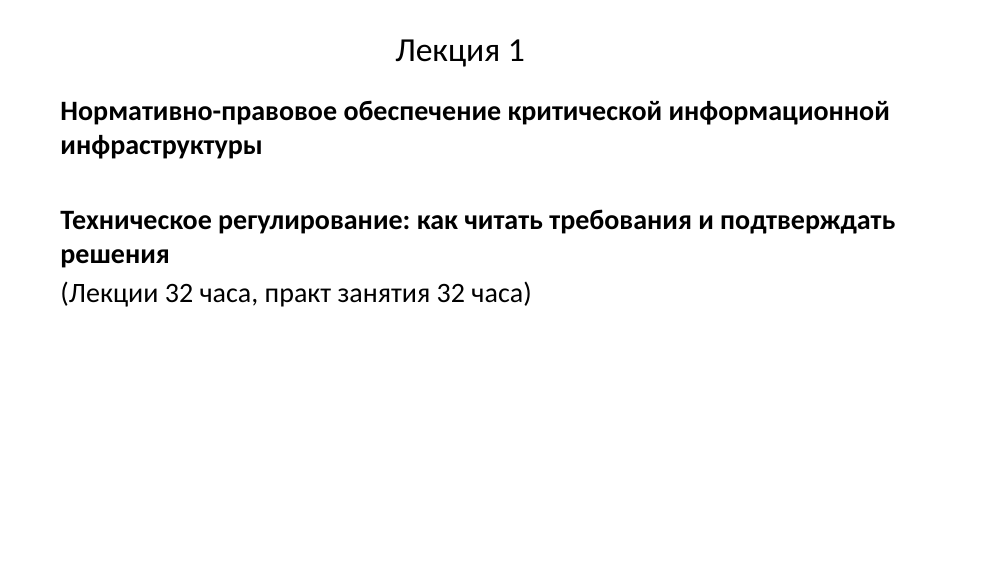
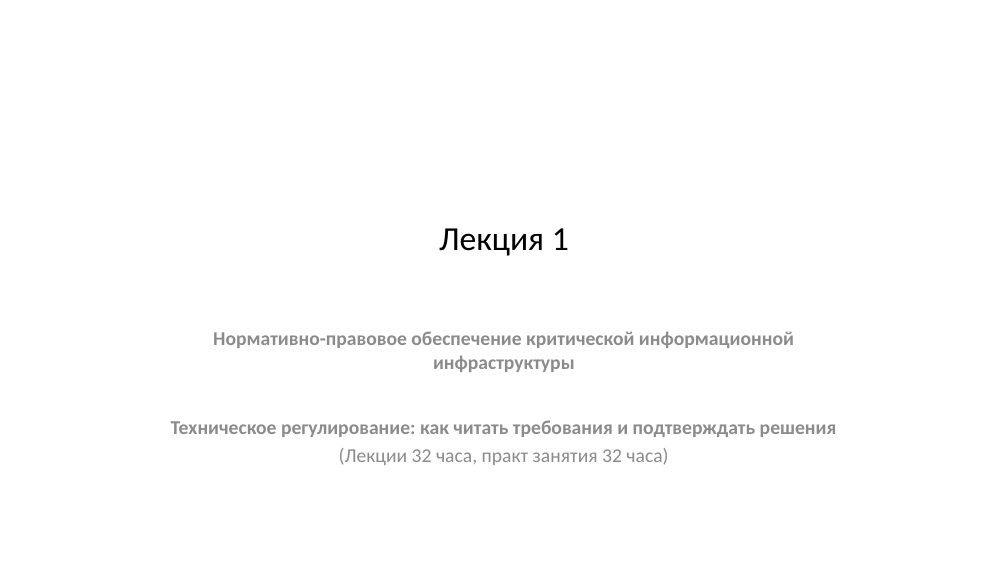
Before and after one commit to arasskazov/IFTIS-KII-2026, a slide deck: slide 1 of Lec_1_Модуль 1_1_Слайд-конспект.pptx. Drawn at 1008x567 pixels with LibreOffice and Linux fonts; fonts in the diff are those of the drawing; background and template pictures are left out. Boxes give left, top, right and bottom in pixels: in the first picture for what was removed or moved away, otherwise in the second. Text is boxed around its words. In the diff, an @@ line names an element or a change of style, - is before the commit and + after.

```diff
--- a/Lec_1_Модуль 1_1_Слайд-конспект.pptx
+++ b/Lec_1_Модуль 1_1_Слайд-конспект.pptx
@@ title "Лекция 1": place and size @@
-title "Лекция 1" at [395, 39, 525, 67]
+title "Лекция 1" at [439, 228, 569, 256]
@@ subtitle "Нормативно-правовое обеспечение критической информационной и ...": place and size @@
-subtitle "Нормативно-правовое обеспечение критической информационной и ..." at [60, 100, 895, 307]
+subtitle "Нормативно-правовое обеспечение критической информационной и ..." at [171, 331, 837, 465]
@@ subtitle "Нормативно-правовое обеспечение критической информационной и ..." at [171, 331, 837, 465]: size 20 to 14 pt, text colour #000000 to #8C8C8C; alignment left to centre; less space between paragraphs @@
```
Also in this commit, not shown: 9 other slides changed.
